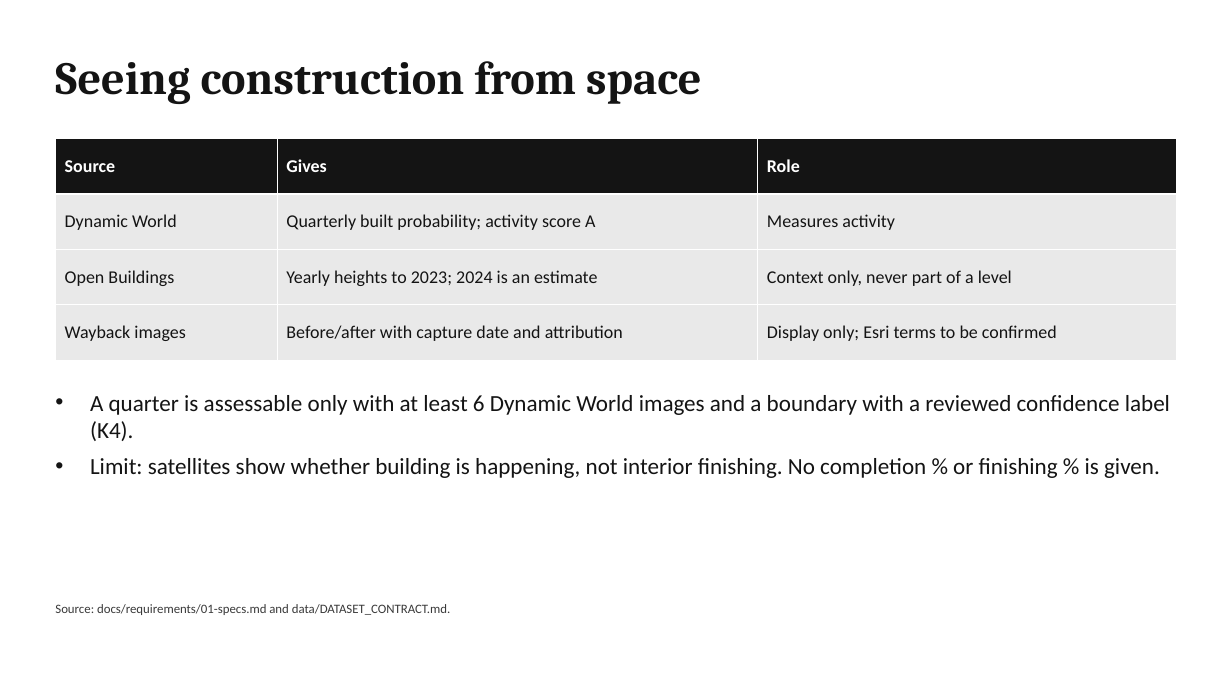
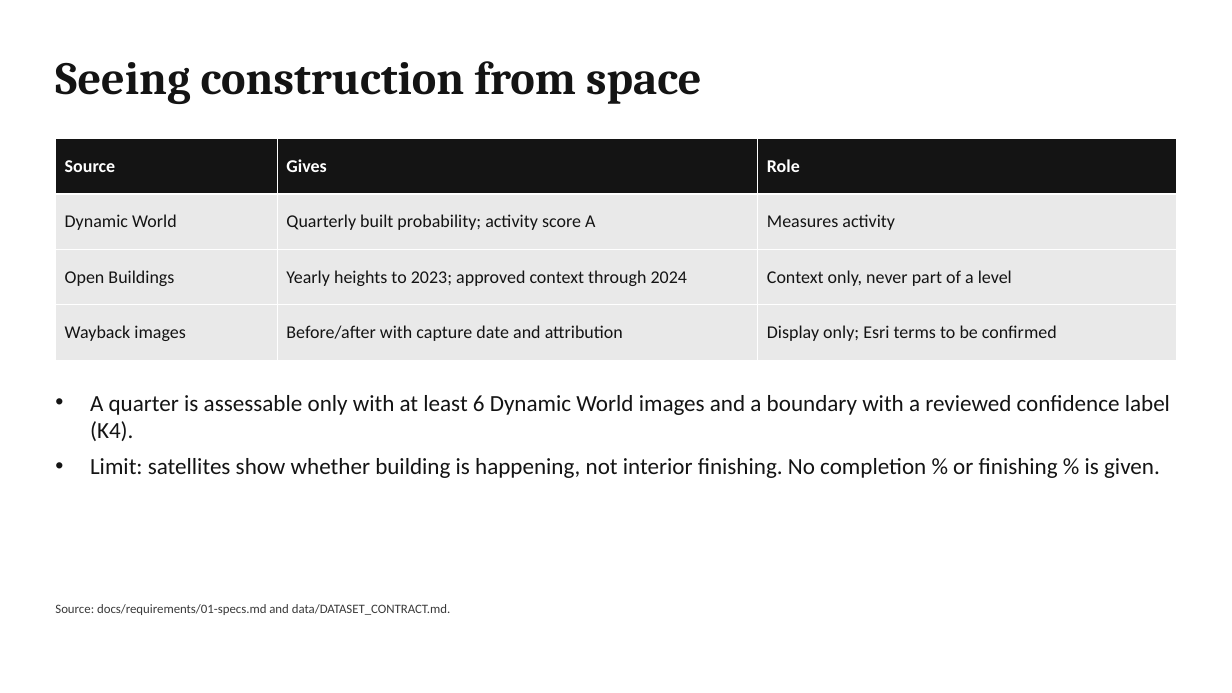
Before and after one commit to elsayedelmandoh/spaceeye-geoai, a slide deck: slide 4 of docs/deliverables/01-presentation.pptx. Drawn at 1232x693 pixels with LibreOffice and Linux fonts; fonts in the diff are those of the drawing. Boxes give left, top, right and bottom in pixels: in the first picture for what was removed or moved away, otherwise in the second. Text is boxed around its words. In the diff, an @@ line names an element or a change of style, - is before the commit and + after.

```diff
--- a/docs/deliverables/01-presentation.pptx
+++ b/docs/deliverables/01-presentation.pptx
@@ table at (55, 139, 1177, 345) @@
-row 3, column 2: Yearly heights to 2023; 2024 is an estimate
+row 3, column 2: Yearly heights to 2023; approved context through 2024
```
Also in this commit, not shown: 2 other slides changed, 11 other files.
